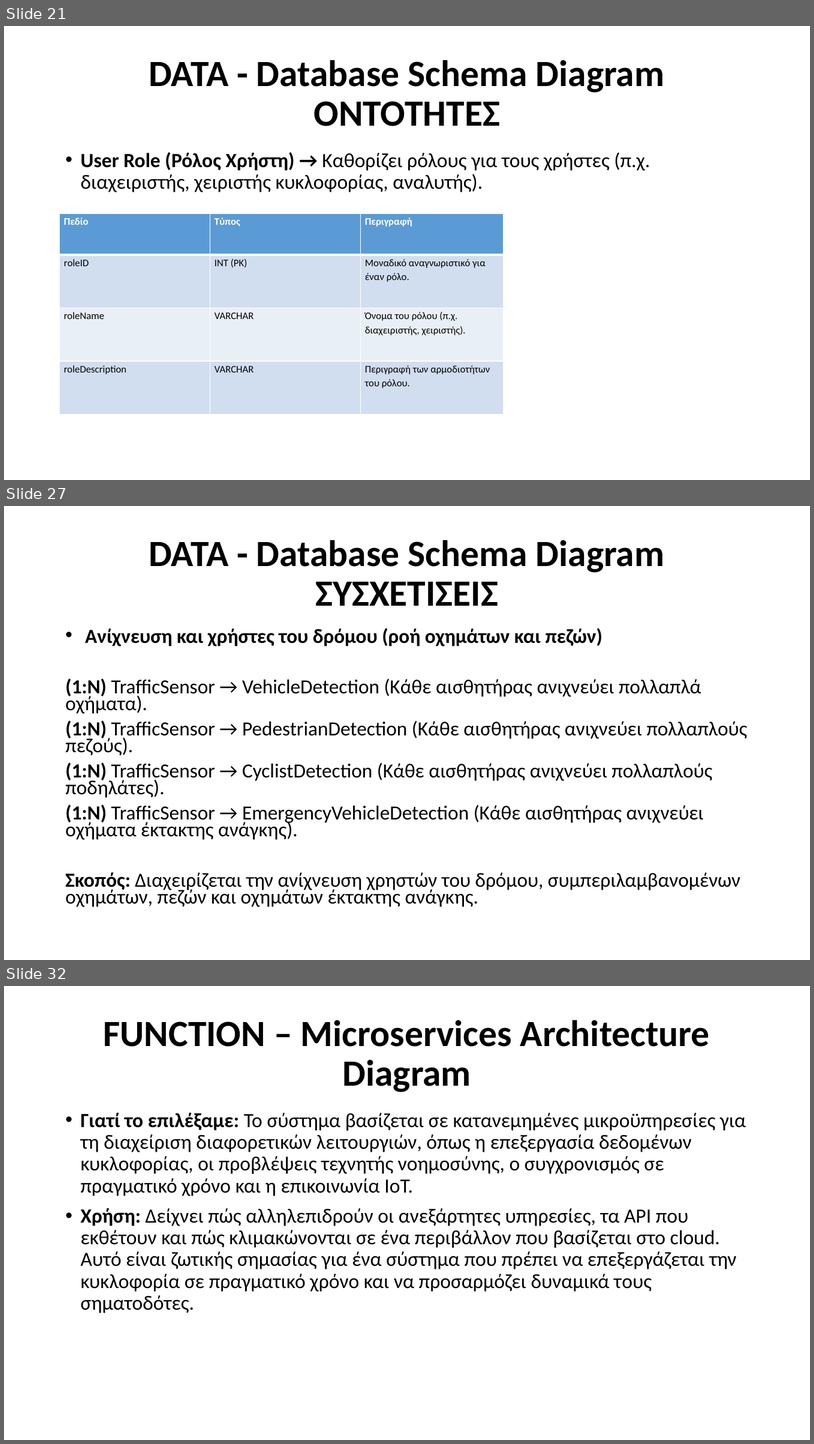
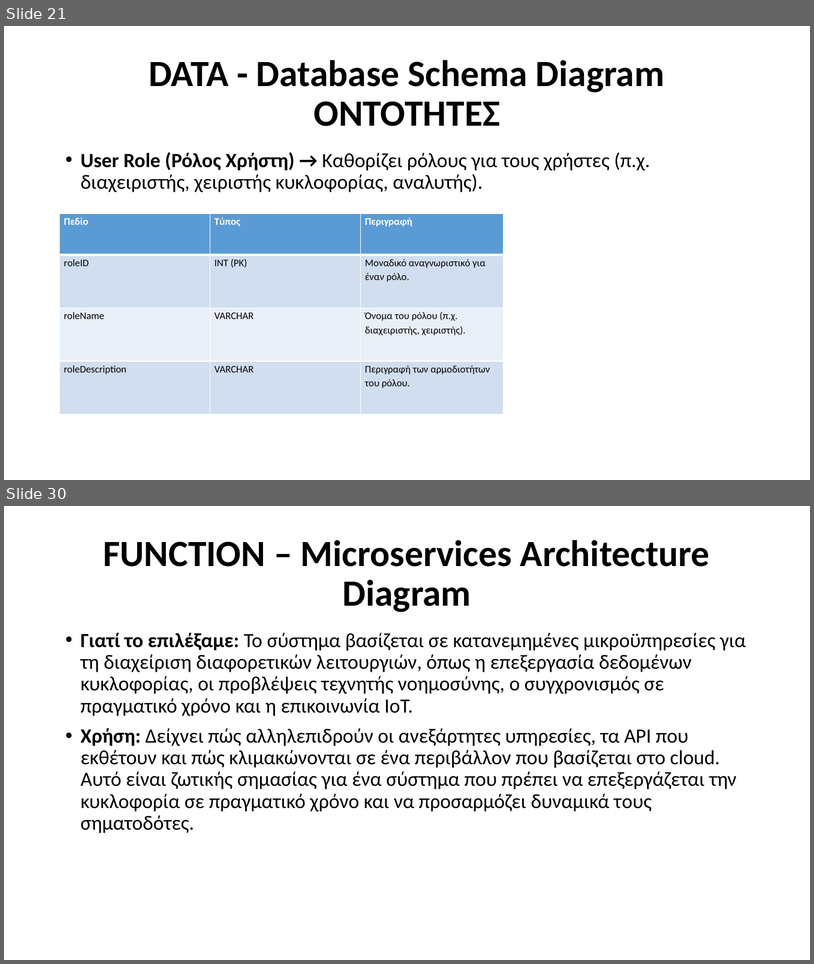
Before and after one commit to Ath21/STL_Drive, a slide deck: Presentation.pptx. Shown one above the other, each under a label of ours: slides 21, 27 and 32 before the commit, slides 21 and 30 after it; the slides between them are not shown. The pictures are 814x1444 and 814x964 pixels, drawn with LibreOffice and Linux fonts; fonts in the diff are those of the drawing. Boxes give left, top, right and bottom in pixels: in the first picture for what was removed or moved away, otherwise in the second. Text is boxed around its words. In the diff, an @@ line names an element or a change of style, - is before the commit and + after.

```diff
--- a/Presentation.pptx
+++ b/Presentation.pptx
@@ slide 27 removed at bbox=[4, 506, 810, 960], background #FFFFFF @@
@@ title removed at bbox=[149, 540, 665, 606] @@
-DATA - Database Schema Diagram
-ΣΥΣΧΕΤΙΣΕΙΣ
@@ text removed at bbox=[65, 628, 748, 907] @@
-• Ανίχνευση και χρήστες του δρόμου (ροή οχημάτων και πεζών)
-(1:N) TrafficSensor → VehicleDetection (Κάθε αισθητήρας ανιχνεύει πολλαπλά οχήματα).
-(1:N) TrafficSensor → PedestrianDetection (Κάθε αισθητήρας ανιχνεύει πολλαπλούς πεζούς).
-(1:N) TrafficSensor → CyclistDetection (Κάθε αισθητήρας ανιχνεύει πολλαπλούς ποδηλάτες).
-(1:N) TrafficSensor → EmergencyVehicleDetection (Κάθε αισθητήρας ανιχνεύει οχήματα έκτακτης ανάγκης).
-Σκοπός: Διαχειρίζεται την ανίχνευση χρηστών του δρόμου, συμπεριλαμβανομένων οχημάτων, πεζών και οχημάτων έκτακτης ανάγκης.
@@ what was slide 32 is now slide 30 @@
```
Also in this commit, not shown: 8 slides changed, 4 slides added, 5 other slides removed, 6 other files.
